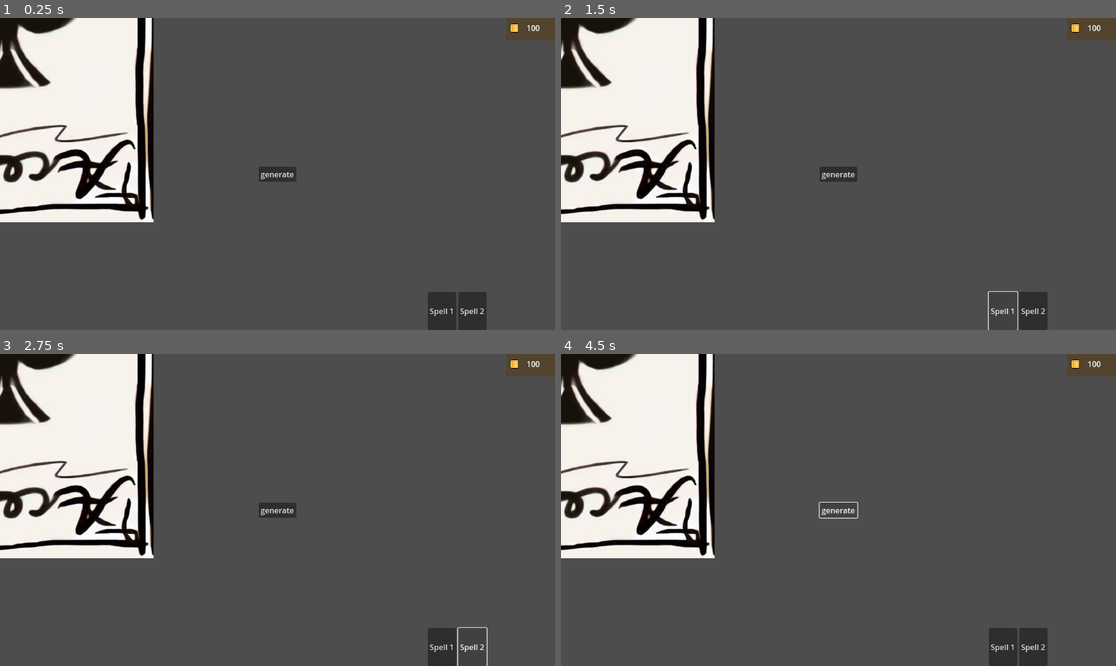
Above: before the commit, frames 1-4 (two rows, left to right).
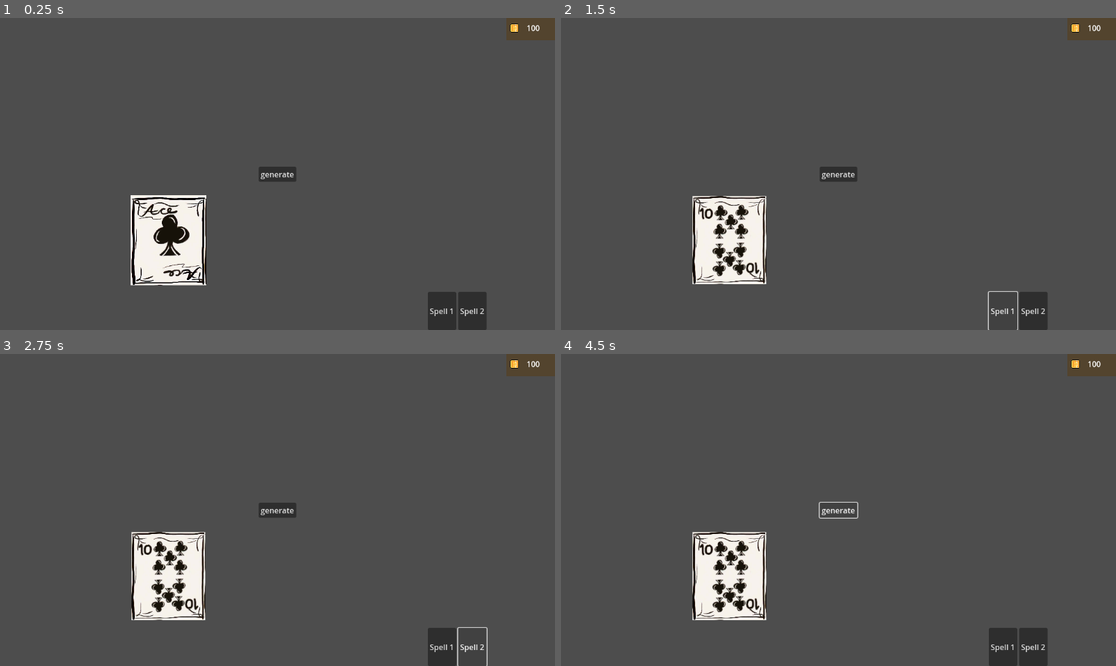
Above: after the commit, the same moments.

Repository: RobDot20/2D-Blackjack-Game
Game: Godot game, scene res://src/scenes/game.tscn
Same seed, same stepped clock (60 frames per second), same inputs: the game is played once before the commit and once after it.
Inputs:
- Up to frame 1 (0.25 s): no input
- Up to frame 2 (1.5 s): click "generate" at 0.5 s; click "Spell 1" at 1.25 s
- Up to frame 3 (2.75 s): click "Spell 2" at 2 s
- Up to frame 4 (4.5 s): click "Spell 1" at 2.75 s; click "Spell 2" at 3.5 s; click "generate" at 4.25 s

The runs differ from the first frame. In frame 1, 21% of the frame differs, in the area x 0-38%, y 0-86%; in frame 2, 21%; in frame 3, 21%; in frame 4, 21%.

Commit message:
Afisare carte
in scena game se schimba cartea cand apesi genereaza

Diff:
--- /dev/null
+++ b/src/scenes/card_ui.tscn
@@ -0,0 +1,65 @@
+[gd_scene load_steps=3 format=3 uid="uid://cjah1gwxuw3ew"]
+
+[ext_resource type="Texture2D" uid="uid://b8u3c8y2j16vp" path="res://assets/cards/Cards_sheet.jpg" id="1_icpdg"]
+
+[sub_resource type="GDScript" id="GDScript_1147n"]
+script/source = "
+#vreau sa iau fiecare cifra si litera si sa le dau preload aici in scriptul asta ca sa schimb in functie de ce
+#carte primeste in export
+#la fel si la fiecare imagine ca mi se pare mai usor decat sa stau sa misc regiunea de la nod ul asta pt fiecare
+#carte in parte, dar se poate scripta si asta daca nu reusim ig
+#ar fi o idee sa transformam toate zonele albe dintre carti in spatiu gol sa ramanem doar cu desenele si dupa le
+#dam load
+extends NinePatchRect
+
+@onready var button: Button = $Button
+@onready var card_ui: NinePatchRect = $CardUI
+
+# Load your sprite sheet
+var deck_texture: Texture2D = preload(\"res://assets/cards/Cards_sheet.jpg\")
+
+# Size of each card in the sheet (in pixels)
+const CARD_WIDTH = 616.0
+const CARD_HEIGHT = 824.0
+
+# Number of columns and rows in the sheet
+const COLS = 13
+const ROWS = 4
+
+func _ready():
+	texture = deck_texture
+	#region_enabled = true
+
+func _on_button_pressed():
+	var col = randi() % COLS
+	print(col)
+	print(\"apasat\")
+	var row = randi() % ROWS
+	print(row)
+	region_rect = Rect2(col * CARD_WIDTH, row * CARD_HEIGHT, CARD_WIDTH, CARD_HEIGHT)
+"
+
+[node name="CardUI" type="NinePatchRect"]
+offset_right = 199.0
+offset_bottom = 237.0
+texture = ExtResource("1_icpdg")
+region_rect = Rect2(24, 32, 616, 808)
+script = SubResource("GDScript_1147n")
+
+[node name="Button" type="Button" parent="."]
+layout_mode = 1
+anchors_preset = 8
+anchor_left = 0.5
+anchor_top = 0.5
+anchor_right = 0.5
+anchor_bottom = 0.5
+offset_left = -4.0
+offset_top = -4.0
+offset_right = 4.0
+offset_bottom = 4.0
+grow_horizontal = 2
+grow_vertical = 2
+text = "BAG PULA
+"
+
+[connection signal="pressed" from="Button" to="." method="_on_button_pressed"]
--- a/src/scenes/game.tscn
+++ b/src/scenes/game.tscn
@@ -1,7 +1,9 @@
-[gd_scene load_steps=14 format=3 uid="uid://eg27lailop8k"]
+[gd_scene load_steps=17 format=3 uid="uid://eg27lailop8k"]
 
 [ext_resource type="Script" uid="uid://djw3441vgckj6" path="res://src/scripts/game.gd" id="1_covw0"]
+[ext_resource type="Script" uid="uid://dtdkp0o12xioo" path="res://src/scripts/cards.gd" id="2_0fcgq"]
 [ext_resource type="PackedScene" uid="uid://b8ho0tanr0sbv" path="res://src/scenes/player_ui.tscn" id="2_covw0"]
+[ext_resource type="Script" uid="uid://dmi5osm655v1r" path="res://src/scripts/deck.gd" id="3_3xf06"]
 [ext_resource type="Texture2D" uid="uid://co480gh53vf68" path="res://assets/cards/Clubs/Untitled15_20250826170637_1.jpeg" id="3_5dxuo"]
 [ext_resource type="Texture2D" uid="uid://dw7yily23jvnr" path="res://assets/cards/Clubs/Untitled15_20250826170637_2.jpeg" id="4_tnd0m"]
 [ext_resource type="Texture2D" uid="uid://cw41osmfmcbab" path="res://assets/cards/Clubs/Untitled15_20250826170637_3.jpeg" id="5_0fcgq"]
@@ -12,6 +14,11 @@
 [ext_resource type="Texture2D" uid="uid://na8u03hi67ms" path="res://assets/cards/Clubs/Untitled15_20250826170637_8.jpeg" id="10_lkrtx"]
 [ext_resource type="Texture2D" uid="uid://spmp7x6muao8" path="res://assets/cards/Clubs/Untitled15_20250826170637_9.jpeg" id="11_ta85g"]
 [ext_resource type="Texture2D" uid="uid://b0i0eunanh4vx" path="res://assets/cards/Clubs/Untitled15_20250826170637_10.jpeg" id="12_44dqv"]
+
+[sub_resource type="Resource" id="Resource_873yf"]
+script = ExtResource("3_3xf06")
+deck = Array[ExtResource("2_0fcgq")]([])
+metadata/_custom_type_script = "uid://dmi5osm655v1r"
 
 [sub_resource type="SpriteFrames" id="SpriteFrames_3xp0n"]
 animations = [{
@@ -56,6 +63,7 @@
 
 [node name="Game" type="Node"]
 script = ExtResource("1_covw0")
+test_deck = SubResource("Resource_873yf")
 
 [node name="Player UI" parent="." instance=ExtResource("2_covw0")]
 
@@ -75,6 +83,8 @@
 "
 
 [node name="AnimatedSprite2D" type="AnimatedSprite2D" parent="."]
+position = Vector2(349.5, 461.5)
+scale = Vector2(0.246082, 0.220519)
 sprite_frames = SubResource("SpriteFrames_3xp0n")
 
 [connection signal="button_down" from="Button" to="." method="_on_button_button_down"]
--- a/src/scripts/deck.gd
+++ b/src/scripts/deck.gd
@@ -4,7 +4,7 @@
 @export var deck: Array[PlayingCard]
 
 # Functie care initializeaza deck-ul de carti, se apeleaza cu Deck.new()
-func _init(add_joker : bool) :
+func _init(_add_joker : bool) :
 	# Creeam cate un set de carti pentru fiecare culoare
 	for i in PlayingCard.Suit.values():
 		match i:
@@ -24,13 +24,13 @@
 					new_card.ownership = 0 # by default cardul nu este detinut de nimeni
 					deck.append(new_card)
 # Jokerii nu au culoar sau valoare deoarece ne gandim ce (si daca) rol vor avea
-	if add_joker == true:
-		for n in 2:
-			var new_card := PlayingCard.new()
-			new_card.number = 14
-			new_card.ownership = 0
-			deck.append(new_card)
-			print("joker function called")
+	#if add_joker == true:
+		#for n in 2:
+			#var new_card := PlayingCard.new()
+			#new_card.number = 14
+			#new_card.ownership = 0
+			#deck.append(new_card)
+			#print("joker function called")
 
 # DE URMAT: FUNCTIE CARE IA 2 POZITII DE CARTI RANDOM DIN ARRAY SI LE DA OWNERSHIP = 1 SI DUPA LA FEL NUMAI CA OWNERSHIP = 3
 
--- a/src/scripts/game.gd
+++ b/src/scripts/game.gd
@@ -10,6 +10,10 @@
 
 	test_deck.randOwnership(2, 1)
 	test_deck.printPlayerCards()
+	show_cards()
 
 func show_cards() :
-	pass
+	for i in range (0,test_deck.deck.size()) :
+		print(test_deck.deck[i].number,PlayingCard.Suit.keys()[test_deck.deck[i].suit])
+		if test_deck.deck[i].ownership == 1 :
+			animated_sprite_2d.frame = i
Binary file added: assets/cards/Diamonds/Untitled15_20250826170637_1.jpeg
Not shown, added: assets/cards/Diamonds/Untitled15_20250826170637_1.jpeg.import
Binary file added: assets/cards/Diamonds/Untitled15_20250826170637_10.jpeg
Not shown, added: assets/cards/Diamonds/Untitled15_20250826170637_10.jpeg.import
Binary file added: assets/cards/Diamonds/Untitled15_20250826170637_2.jpeg
Not shown, added: assets/cards/Diamonds/Untitled15_20250826170637_2.jpeg.import
Binary file added: assets/cards/Diamonds/Untitled15_20250826170637_3.jpeg
Not shown, added: assets/cards/Diamonds/Untitled15_20250826170637_3.jpeg.import
Binary file added: assets/cards/Diamonds/Untitled15_20250826170637_4.jpeg
Not shown, added: assets/cards/Diamonds/Untitled15_20250826170637_4.jpeg.import
Binary file added: assets/cards/Diamonds/Untitled15_20250826170637_5.jpeg
Not shown, added: assets/cards/Diamonds/Untitled15_20250826170637_5.jpeg.import
(and 48 more such lines)
